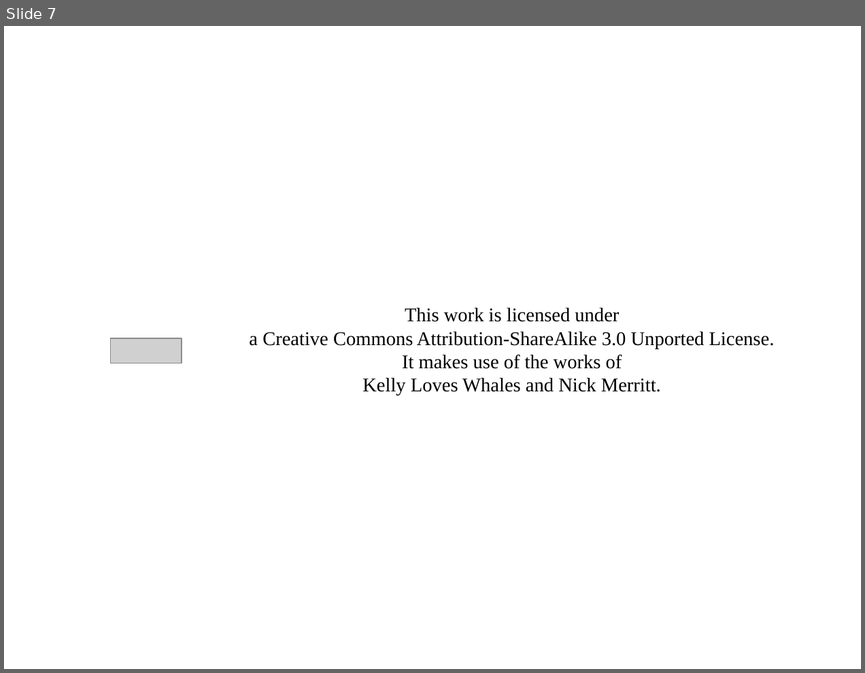
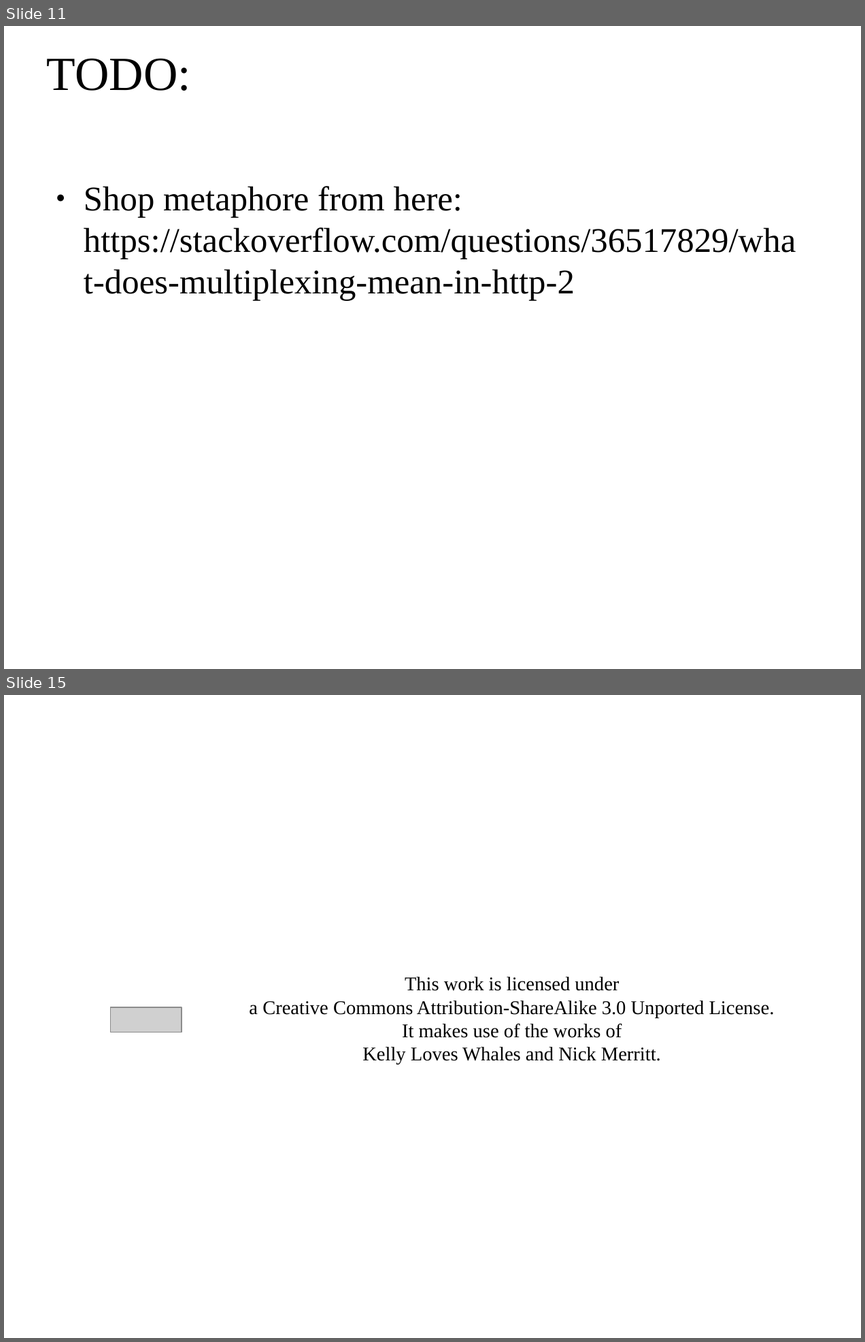
Before and after one commit to segoranov/web_technologies, a slide deck: http2_presentation/http2.odp. Shown one above the other, each under a label of ours: slide 7 before the commit, slides 11 and 15 after it; the slides between them are not shown. The pictures are 865x673 and 865x1342 pixels, drawn with LibreOffice and Linux fonts; fonts in the diff are those of the drawing; grey boxes stand for pictures; background and template pictures are left out. Boxes give left, top, right and bottom in pixels: in the first picture for what was removed or moved away, otherwise in the second. Text is boxed around its words. In the diff, an @@ line names an element or a change of style, - is before the commit and + after.

```diff
--- a/http2_presentation/http2.odp
+++ b/http2_presentation/http2.odp
@@ slide 11 added at (x1=4, y1=26, x2=861, y2=669), background picture (left out) @@
@@ title added at (x1=47, y1=58, x2=191, y2=91), 44 pt, text #000000 @@
+TODO:
@@ text added at (x1=84, y1=186, x2=796, y2=301), 32 pt, text #000000 @@
+● Shop metaphore from here: https://stackoverflow.com/questions/36517829/what-does-multiplexing-mean-in-http-2
@@ what was slide 7 is now slide 15 @@
```
Also in this commit, not shown: 2 slides changed, 9 other slides added, 2 slides removed.
